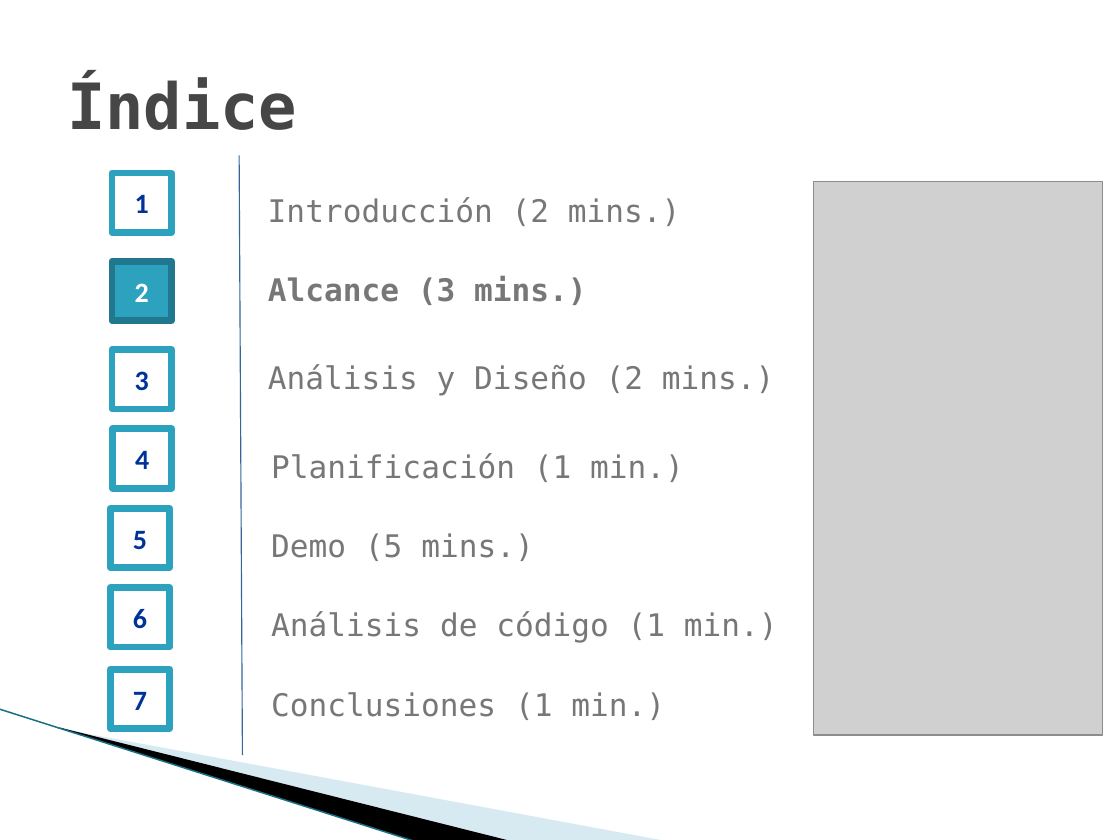
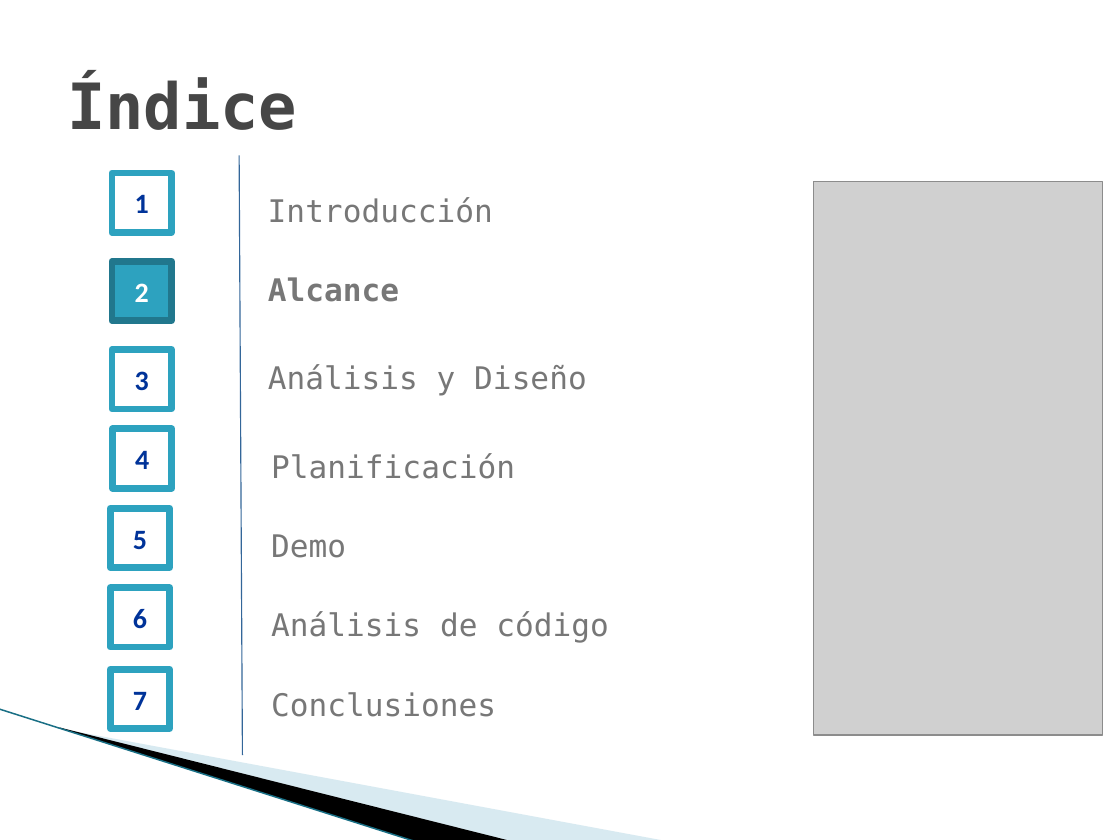
Before and after one commit to hez0s0/meteo-social, a slide deck: slide 6 of MT_PFC_Memoria técnica Presentación_PFC Gustavo Rodríguez_v1_0.pptx. Drawn at 1120x840 pixels with LibreOffice and Linux fonts; fonts in the diff are those of the drawing; grey boxes stand for pictures; background and template pictures are left out. Boxes give left, top, right and bottom in pixels: in the first picture for what was removed or moved away, otherwise in the second. Text is boxed around its words. In the diff, an @@ line names an element or a change of style, - is before the commit and + after.

```diff
--- a/MT_PFC_Memoria técnica Presentación_PFC Gustavo Rodríguez_v1_0.pptx
+++ b/MT_PFC_Memoria técnica Presentación_PFC Gustavo Rodríguez_v1_0.pptx
@@ text at (x1=268, y1=197, x2=493, y2=223): text changed @@
-Introducción (2 mins.)
+Introducción
@@ text at (x1=268, y1=277, x2=399, y2=302): text changed @@
-Alcance (3 mins.)
+Alcance
@@ text at (x1=268, y1=364, x2=587, y2=396): text changed @@
-Análisis y Diseño (2 mins.)
+Análisis y Diseño
@@ text at (x1=271, y1=453, x2=515, y2=479): text changed @@
-Planificación (1 min.)
+Planificación
@@ text at (x1=271, y1=534, x2=346, y2=558): text changed @@
-Demo (5 mins.)
+Demo
@@ text at (x1=271, y1=611, x2=609, y2=643): text changed @@
-Análisis de código (1 min.)
+Análisis de código
@@ text at (x1=271, y1=692, x2=496, y2=717): text changed @@
-Conclusiones (1 min.)
+Conclusiones
```
Also in this commit, not shown: 6 other slides changed, 23 other files.
